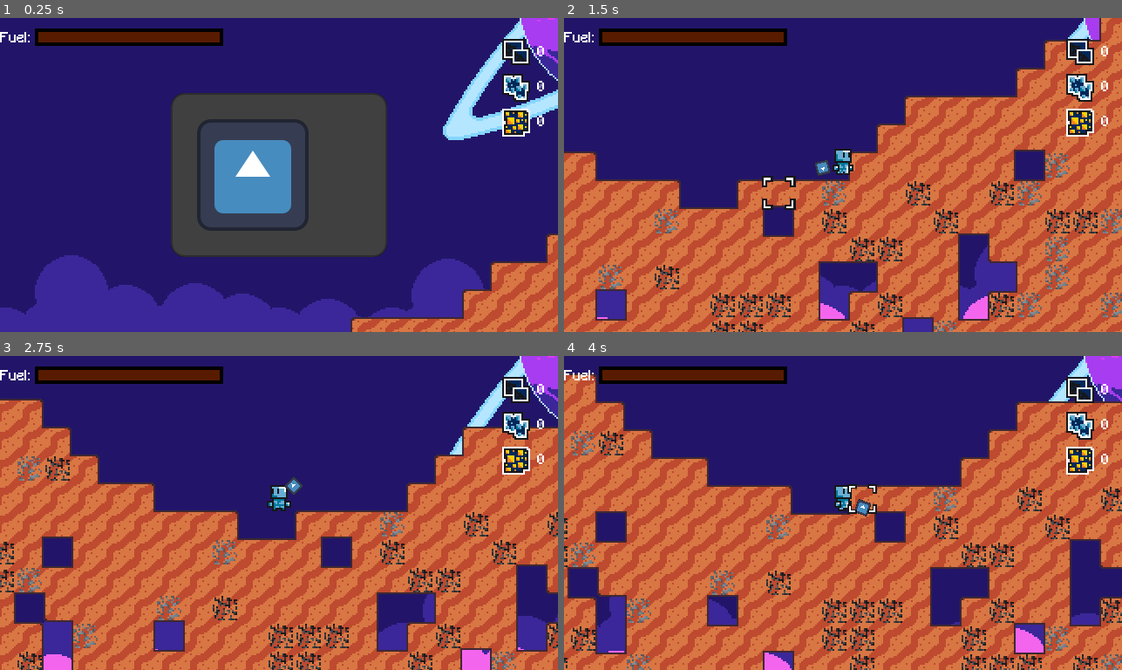
Above: before the commit, frames 1-4 (two rows, left to right).
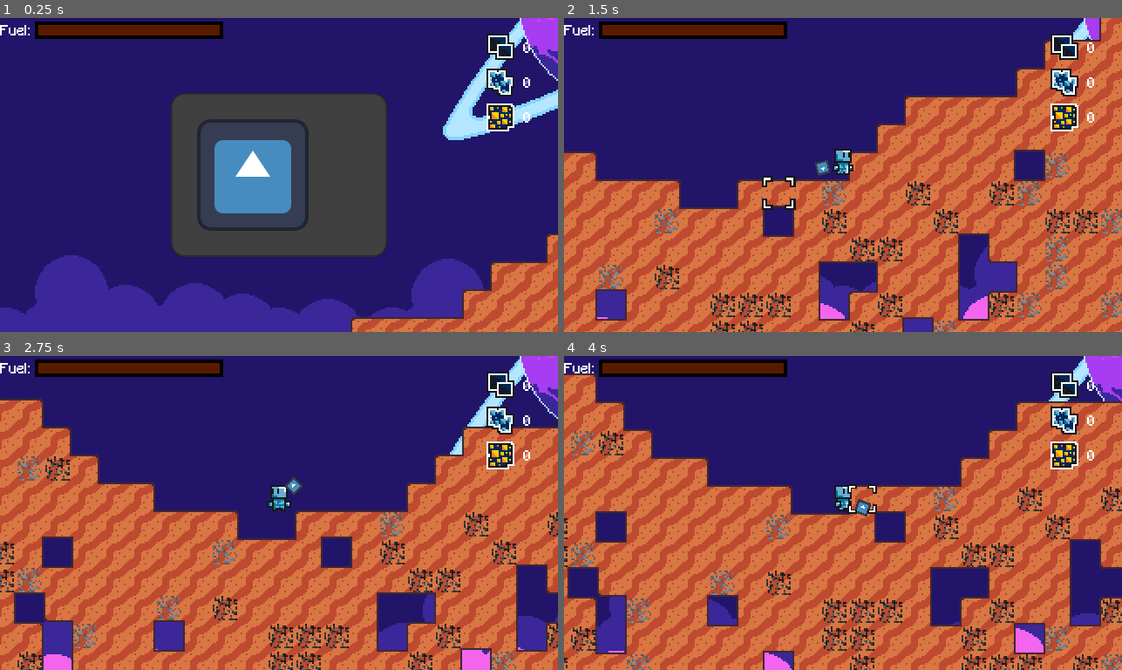
Above: after the commit, the same moments.

Repository: Renan-G-projec/A-Journey-Of-A-Robot
Game: Godot game, scene res://scenes/main_game.tscn
Two runs of this game, one before a commit and one after it. Both use one fixed random seed, a clock stepped at 60 frames per second and the inputs below. The engine's default icon, where the game draws it, is replaced by a stand-in: a white triangle on a blue panel in a dark square.
Inputs (mouse positions are in pixels of both pictures, inside the frame that each line leads up to):
- Up to frame 1 (0.25 s): no input
- Up to frame 2 (1.5 s): tap Enter at 0.5 s; move the mouse to (965, 159) at 0.52 s; press the mouse at (965, 159) at 0.53 s; hold D (GoRight) from 0.53 s (still down); tap Up at 0.77 s; move the mouse to (731, 190) at 1.27 s; release the mouse at (731, 190) at 1.28 s; tap Space (UseJetpack) at 1.35 s
- Up to frame 3 (2.75 s): tap Up at 1.52 s; tap Space (UseJetpack) at 2 s; move the mouse to (334, 443) at 2.02 s; release D (GoRight) at 2.03 s; hold A (GoLeft) from 2.03 s (still down); tap Alt at 2.1 s
- Up to frame 4 (4 s): move the mouse to (815, 575) at 2.77 s; release A (GoLeft) at 2.78 s; hold D (GoRight) from 2.78 s (still down); tap Shift at 2.85 s; click (815, 575) at 2.92 s; tap Up at 3.02, 3.77 s; move the mouse to (1010, 560) at 3.52 s; press the mouse at (1010, 560) at 3.53 s

The runs differ from the first frame. In frame 1, 4.3% of the frame differs, in the area x 0-98%, y 1-38%; in frame 2, 4.3%; in frame 3, 4.3%; in frame 4, 4.3%.

Commit message:
feat: Applied automatic zoom to UI. AMDG

Diff:
--- a/project.godot
+++ b/project.godot
@@ -29,7 +29,7 @@
 
 window/size/viewport_width=640
 window/size/viewport_height=360
-window/stretch/mode="viewport"
+window/stretch/mode="canvas_items"
 
 [editor_plugins]
 
--- a/scenes/game_ui.tscn
+++ b/scenes/game_ui.tscn
@@ -1,19 +1,23 @@
 [gd_scene format=3 uid="uid://m16kd1u0mdjh"]
 
 [ext_resource type="PackedScene" uid="uid://difvr8k6spgf5" path="res://scenes/player_inventory_interface.tscn" id="1_rns2u"]
+[ext_resource type="Script" uid="uid://plwgmoaboe6e" path="res://scripts/game_ui.gd" id="1_u001w"]
 [ext_resource type="PackedScene" uid="uid://d0c18hhbo0vr1" path="res://scenes/fuel_ui.tscn" id="2_u001w"]
 
 [node name="GameUI" type="CanvasLayer" unique_id=435670059]
-scale = Vector2(2, 2)
-transform = Transform2D(2, 0, 0, 2, 0, 0)
+script = ExtResource("1_u001w")
 
 [node name="FuelUI" parent="." unique_id=1653505830 instance=ExtResource("2_u001w")]
-offset_top = 8.0
+offset_top = 4.0
 offset_right = -16.0
-offset_bottom = -8.0
+offset_bottom = -12.0
 
 [node name="PlayerInventoryInterface" parent="." unique_id=257689911 instance=ExtResource("1_rns2u")]
-offset_left = 288.0
-offset_top = 12.0
-offset_right = -124.0
-offset_bottom = 20.0
+anchors_preset = 5
+anchor_left = 0.5
+anchor_right = 0.5
+offset_left = -40.0
+offset_top = 10.0
+offset_right = -40.0
+offset_bottom = 10.0
+grow_horizontal = 2
--- a/scenes/player_inventory_interface.tscn
+++ b/scenes/player_inventory_interface.tscn
@@ -5,17 +5,16 @@
 
 [node name="PlayerInventoryInterface" type="Control" unique_id=257689911]
 layout_mode = 3
-anchors_preset = 15
+anchors_preset = 1
+anchor_left = 1.0
 anchor_right = 1.0
-anchor_bottom = 1.0
-grow_horizontal = 2
-grow_vertical = 2
+grow_horizontal = 0
 script = ExtResource("1_1c7iv")
 
 [node name="VBoxContainer" type="VBoxContainer" parent="." unique_id=657475515]
 layout_mode = 0
 offset_right = 40.0
-offset_bottom = 40.0
+offset_bottom = 58.0
 
 [node name="coal" parent="VBoxContainer" unique_id=1163283900 instance=ExtResource("2_t00ax")]
 layout_mode = 2
--- a/scenes/player_inventory_interface_item.tscn
+++ b/scenes/player_inventory_interface_item.tscn
@@ -2,6 +2,7 @@
 
 [ext_resource type="Script" uid="uid://c2sanviqt8js4" path="res://scripts/player_inventory_interface_item.gd" id="1_krtxs"]
 [ext_resource type="FontFile" uid="uid://crac75pvc8fh1" path="res://fonts/Minecraft.ttf" id="2_krtxs"]
+[ext_resource type="Texture2D" uid="uid://b73oa65a7koh0" path="res://assets/sprites/selectedBlocSprite.png" id="2_xamj8"]
 
 [node name="PlayerInventoryInterfaceItem" type="Control" unique_id=1163283900]
 layout_mode = 3
@@ -13,12 +14,17 @@
 script = ExtResource("1_krtxs")
 
 [node name="Sprite2D" type="Sprite2D" parent="." unique_id=1461198894]
+position = Vector2(-1, -1)
+texture = ExtResource("2_xamj8")
 centered = false
 
 [node name="Label" type="RichTextLabel" parent="." unique_id=380815318]
 layout_mode = 0
-offset_right = 40.0
+offset_left = 24.0
+offset_right = 64.0
 offset_bottom = 16.0
 theme_override_fonts/normal_font = ExtResource("2_krtxs")
 theme_override_font_sizes/normal_font_size = 8
+text = "0
+"
 vertical_alignment = 1
--- /dev/null
+++ b/scripts/game_ui.gd
@@ -0,0 +1,8 @@
+# Ad Maiorem Dei Gloriam!
+extends CanvasLayer
+
+# This script will just adjust the UI zoom accordingly with the camera.
+
+# Called when the node enters the scene tree for the first time.
+func _ready() -> void:
+    scale = get_viewport().get_camera_2d().zoom
Not shown, added: scripts/game_ui.gd.uid
